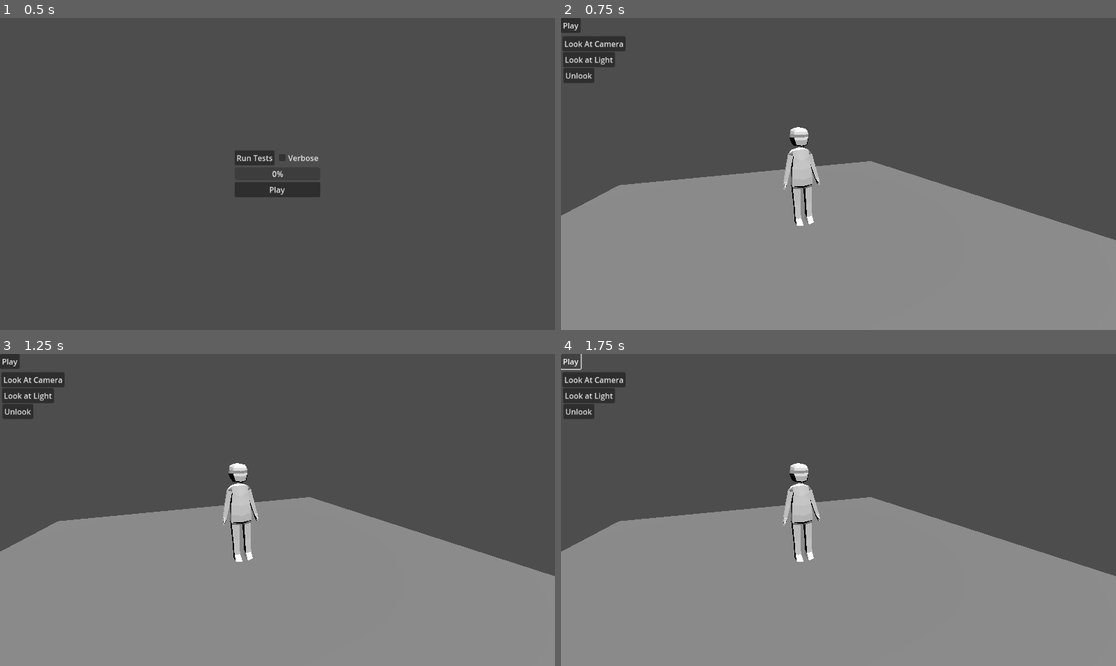
Above: before the commit, frames 1-4 (two rows, left to right).
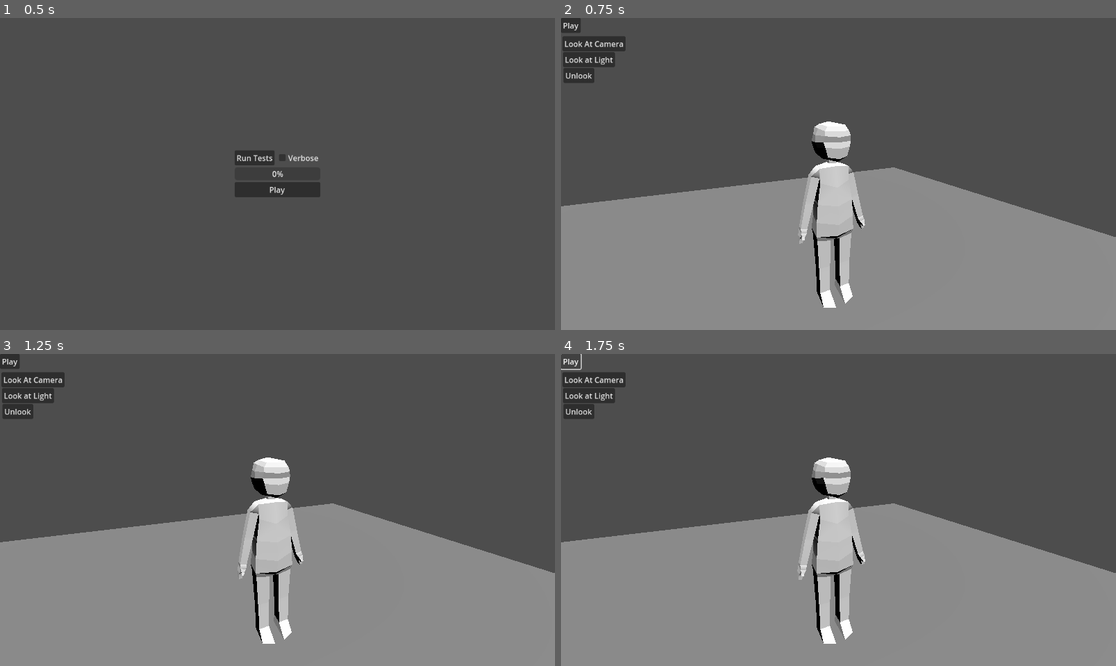
Above: after the commit, the same moments.

Repository: Kibibibit/tomotown
Game: Godot game, scene res://scenes/loading_screen/loading_screen.tscn
The game is run twice, just before and just after one commit, with the same random seed, the same clock (stepped at 60 frames per second) and the same inputs.
Inputs:
- Up to frame 1 (0.5 s): no input
- Up to frame 2 (0.75 s): click "Play" at 0.5 s
- Up to frame 3 (1.25 s): no input
- Up to frame 4 (1.75 s): click "Play" at 1.25 s

Frame 1 is identical in both runs. In frame 2, 6.5% of the frame differs, in the area x 0-100%, y 33-93%; in frame 3, 6.5%; in frame 4, 6.6%.

Commit message:
Zoomed in camera a bit

Diff:
--- a/scenes/islander_room/islander_room.tscn
+++ b/scenes/islander_room/islander_room.tscn
@@ -17,7 +17,7 @@
 text = "Play"
 
 [node name="Camera3D" type="Camera3D" parent="."]
-transform = Transform3D(0.91046, 0.106482, -0.399655, -8.84388e-09, 0.966291, 0.257453, 0.413597, -0.234401, 0.879769, -0.969062, 2.12468, 3.9796)
+transform = Transform3D(0.91046, 0.106482, -0.399655, -8.84388e-09, 0.966291, 0.257453, 0.413597, -0.234401, 0.879769, -0.771572, 2.00203, 1.85647)
 
 [node name="Floor" type="MeshInstance3D" parent="."]
 mesh = SubResource("PlaneMesh_wj4k0")
